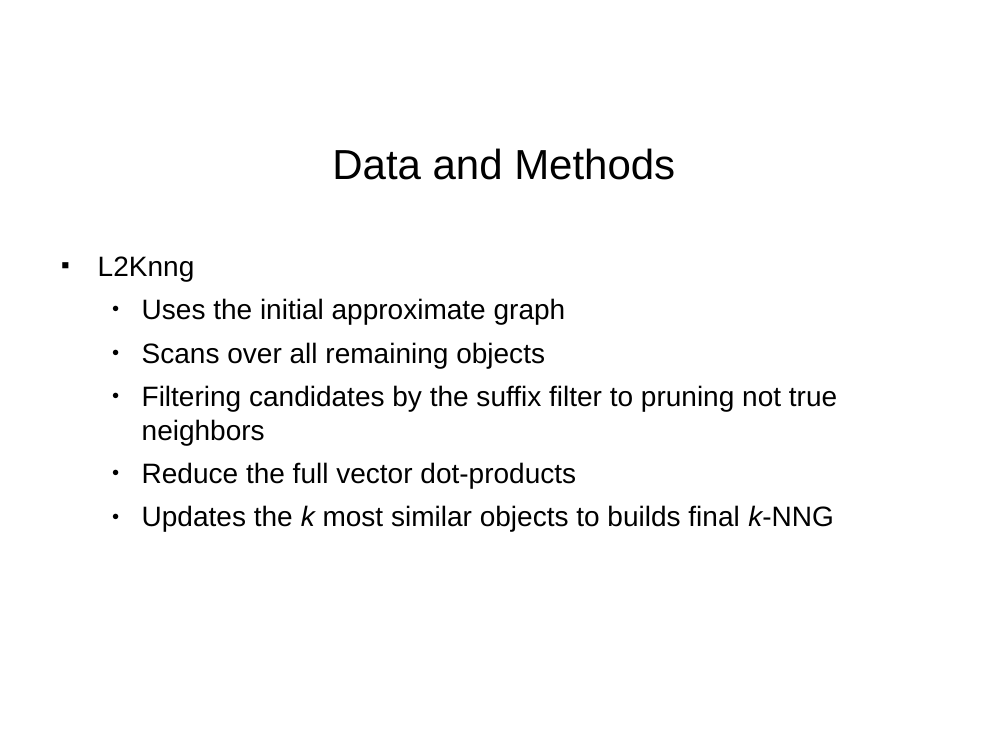
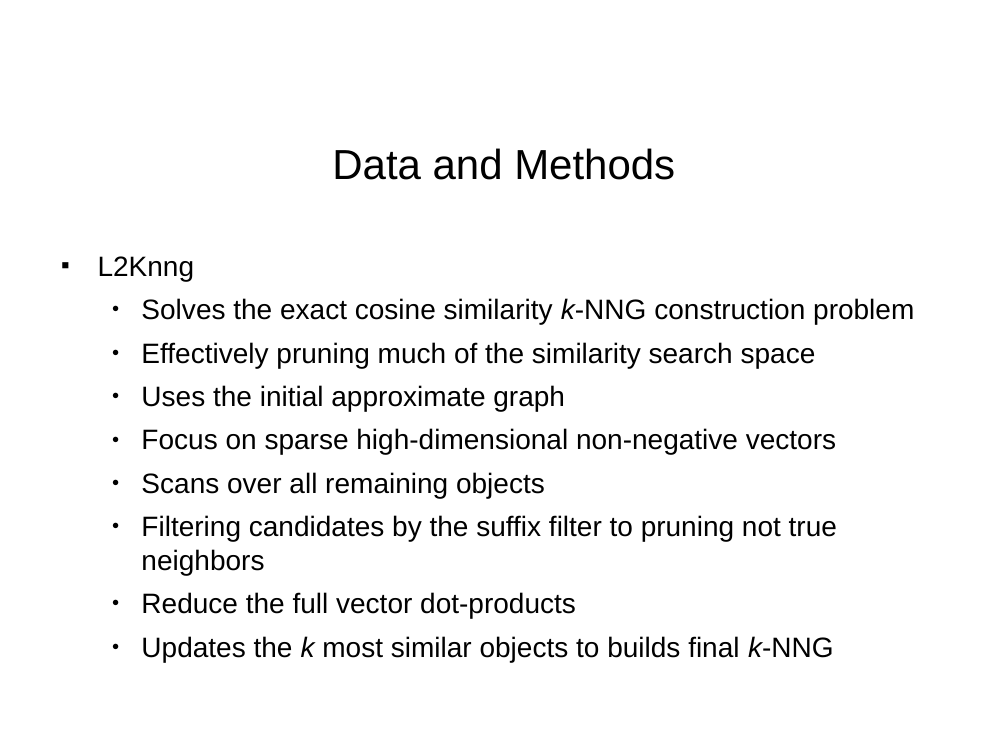
Before and after one commit to paulohq/apresentacao-L2KNNG, a slide deck: slide 12 of apresentacao-L2KNNG.ppt (slide 11 before the commit). Drawn at 1008x756 pixels with LibreOffice and Linux fonts; fonts in the diff are those of the drawing; background and template pictures are left out. Boxes give left, top, right and bottom in pixels: in the first picture for what was removed or moved away, otherwise in the second. Text is boxed around its words. In the diff, an @@ line names an element or a change of style, - is before the commit and + after.

Commit message:
Separação das páginas dos métodos L2Knng e approximate.

```diff
--- a/apresentacao-L2KNNG.ppt
+++ b/apresentacao-L2KNNG.ppt
@@ text at (x1=98, y1=256, x2=837, y2=662): indent changed @@
@@ text at (x1=141, y1=298, x2=914, y2=368): paragraphs added @@
+  ● Solves the exact cosine similarity k-NNG construction problem
+  ● Effectively pruning much of the similarity search space
@@ text at (x1=141, y1=428, x2=836, y2=455): paragraph added @@
+  ● Focus on sparse high-dimensional non-negative vectors
```
Also in this commit, not shown: 13 other slides changed, 1 slide added.
